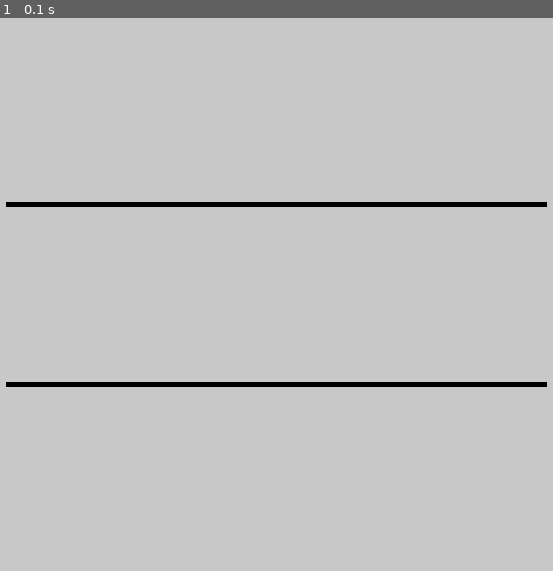
Above: before the commit, frame 1.
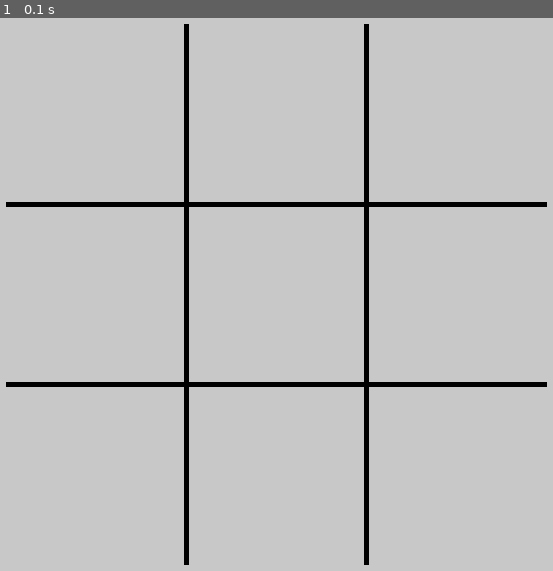
Above: after the commit, the same moment.

Repository: BBinoy06/tictactoe-pygame
Game: pygame game, started from testcode.py
The game is run twice, just before and just after one commit, with the same random seed, the same clock (stepped at 60 frames per second) and the same inputs.
Inputs:
- Up to frame 1 (0.1 s): no input

The runs differ from the first frame. In frame 1, 1.7% of the frame differs, in the area x 33-67%, y 1-99%.

Commit message:
update: full grid and made images of level buttons

Diff:
--- a/main.py
+++ b/main.py
@@ -23,6 +23,7 @@
 
     for i in range (1,3):
         pygame.draw.line(screen, BLACK, (xboard, yboard + i * CELL_SIZE), (xboard + BOARD_SIZE, yboard + i * CELL_SIZE), 5)
+        pygame.draw.line(screen, BLACK, (xboard + i * CELL_SIZE, yboard), (xboard + i * CELL_SIZE, yboard + BOARD_SIZE), 5)
 
 while running:
     screen.fill(GREY)
Binary file added: EasyBtn.png
Binary file added: HardBtn.png
Binary file added: ImpossibleBtn.png
